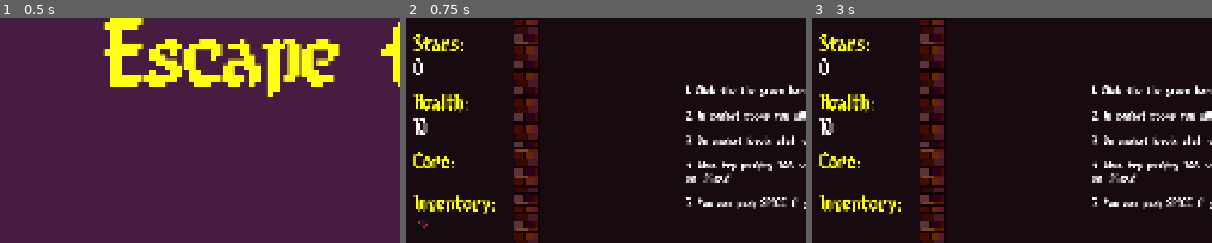
Above: before the commit, frames 1-3 (left to right).
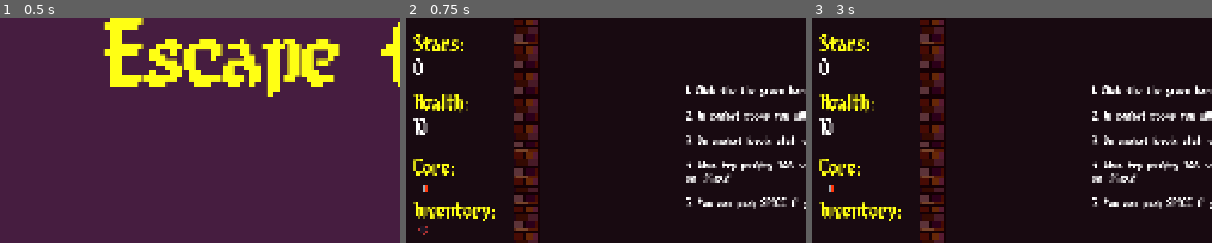
Above: after the commit, the same moments.

Repository: lostpoet999/escape_to_marty
Game: Godot game, scene res://scenes_and_scripts/ui_main_menu/main_menu.tscn
The game is run twice, just before and just after one commit, with the same random seed, the same clock (stepped at 60 frames per second) and the same inputs. Sound files missing from this copy of the repository are replaced by a short silence.
Inputs (mouse positions are % of the whole screen's width and height, from its top left):
- Up to frame 1 (0.5 s): no input
- Up to frame 2 (0.75 s): click "Start" at 0.5 s
- Up to frame 3 (3 s): click (2, 57) at 1.27 s; click (2, 50) at 2.02 s; click (2, 59) at 2.77 s
The pictures show only the part of the screen within x 0-50%, y 12-62%; the shares and areas given below are measured in that part.

Frame 1 is identical in both runs. In frame 2, 1.7% of the frame differs, in the area x 1-23%, y 59-97%; in frame 3, 1.6%.

Commit message:
feat: made separate "core" inventory

Diff:
--- a/scenes_and_scripts/inventory/inventory.gd
+++ b/scenes_and_scripts/inventory/inventory.gd
@@ -6,10 +6,15 @@
 const PLACEHOLDER_TEX: Texture2D = preload("uid://cn44s8tnj8dg2") #putting here so other interfaces can get it easy
 
 var items: Array[BaseItem] ## Powerups, passives or actives for ball, paddle, or click. One active passive for each type.
+var core_items: Array[BaseItem]
 
 const TESTING: Array = [
 	## Add testing inventory items here that will be added in _ready
 	preload("uid://ctjeqnpuca6lq")
+]
+const CORE_TESTING: Array = [
+	## Add testing inventory items here that will be added in _ready
+	preload("uid://8rrbt0jirryc")
 ]
 
 @warning_ignore_start("untyped_declaration")
@@ -52,9 +57,14 @@
 	Signalbus.paddle_swap_resolved.connect(replace_paddle_active)
 	if not TESTING.is_empty():
 		items.append_array(TESTING)
+	if not CORE_TESTING.is_empty():
+		core_items.append_array(CORE_TESTING)
 
 func get_items() -> Array:
 	return items
+
+func get_core_items() -> Array:
+	return core_items
 
 ## Load power-ups from inventory for appropriate object
 func get_items_for_ball() -> Array[BallPowerUp]:
@@ -65,12 +75,12 @@
 	return _items
 
 func get_paddle_active() -> PaddleActive:	#inventory logic prevents more than one, so returning on first one should be good
-	for item:BaseItem in items:
+	for item:BaseItem in core_items:
 		if item is PaddleActive:
 			return item
 	return null
 
-#func get_items_for_paddle() -> Array[PaddlePowerUp]:
+#func get_items_for_paddle() -> Array[PaddlePowerUp]: ###passives for paddle
 	#var _items: Array[BallPowerUp]
 	#for item in items:
 		#if item is BallPowerUp:
@@ -86,16 +96,16 @@
 
 func add_item(new_item) -> void:
 	if new_item is PaddleActive:
-		if items.has(new_item):
+		if core_items.has(new_item):#:TODO already has exactly this active
 			return
-		var existing = items.filter(func(i): return i is PaddleActive)
+		var existing = core_items.filter(func(i): return i is PaddleActive)
 		var old_active: PaddleActive = null
 		if existing.is_empty():
 			Signalbus.paddle_active_assigned.emit(new_item) #signal a new active is assiagned with reference to what was assigned
-			items.push_front(new_item)
+			core_items.push_front(new_item)
 			Signalbus.inventory_changed.emit()
 		elif existing.size() > 1:
-			assert(existing.size() <=1,"more than one paddle active found: there should only be one")
+			assert(existing.size() <=1,"more than one paddle active found: there should only be one---kinda like highlander")
 		else:
 			old_active = existing.front()
 			Signalbus.paddle_active_swap_needed.emit(old_active,new_item)
@@ -109,10 +119,10 @@
 			items.push_back(new_item) #this will move when we do quantity update from above
 			Signalbus.inventory_changed.emit()
 
-func replace_paddle_active(new_item: PaddleActive):
-	var index = items.find_custom(func(i): return i is PaddleActive)
-	items.remove_at(index)
-	items.push_front(new_item)
+func replace_paddle_active(new_item: PaddleActive): #where item is replaced in player inventory
+	var index = core_items.find_custom(func(i): return i is PaddleActive)
+	core_items.remove_at(index)
+	core_items.push_front(new_item)
 	Signalbus.inventory_changed.emit()
 
 
--- a/scenes_and_scripts/inventory/inventory_panel.gd
+++ b/scenes_and_scripts/inventory/inventory_panel.gd
@@ -4,7 +4,8 @@
 
 var buttons: Array[Button]
 
-@onready var grid_container: GridContainer = %GridContainer
+@onready var inv_grid_container: GridContainer = $HBoxContainer/MarginContainer2/InventoryGrid
+@onready var core_grid_container: GridContainer = %CoreGrid
 
 func _ready() -> void:
 	process_mode = Node.PROCESS_MODE_ALWAYS
@@ -14,9 +15,13 @@
 func repopulate_inventory() -> void:
 	clear_buttons()
 	var items: Array = PlayerInventory.get_instance().get_items()
+	var core_items: Array = PlayerData.inventory.get_core_items()
 	for item: Variant in items:
 		var new_button: Button = init_button_for(item)
-		grid_container.add_child(new_button)
+		inv_grid_container.add_child(new_button)
+	for item: Variant in core_items:
+		var new_button: Button = init_button_for(item)
+		core_grid_container.add_child(new_button)
 
 func init_button_for(item: Variant) -> Button:
 	var icon: Texture2D = get_icon_for_item(item)
--- a/scenes_and_scripts/inventory/inventory_panel.tscn
+++ b/scenes_and_scripts/inventory/inventory_panel.tscn
@@ -13,18 +13,33 @@
 [node name="HBoxContainer" type="VBoxContainer" parent="." unique_id=1246258486]
 layout_mode = 2
 
-[node name="Label" type="Label" parent="HBoxContainer" unique_id=880573060]
+[node name="Core_Lbl" type="Label" parent="HBoxContainer" unique_id=880573060]
 layout_mode = 2
-text = "Inventory:"
+text = "Core:"
 label_settings = ExtResource("1_42un2")
 
 [node name="MarginContainer" type="MarginContainer" parent="HBoxContainer" unique_id=1211225177]
 layout_mode = 2
 theme_override_constants/margin_left = 10
 
-[node name="GridContainer" type="GridContainer" parent="HBoxContainer/MarginContainer" unique_id=1098704347]
+[node name="CoreGrid" type="GridContainer" parent="HBoxContainer/MarginContainer" unique_id=1098704347]
 unique_name_in_owner = true
 layout_mode = 2
 theme_override_constants/h_separation = 15
 theme_override_constants/v_separation = 10
 columns = 4
+
+[node name="Inventory_lbl" type="Label" parent="HBoxContainer" unique_id=1826435928]
+layout_mode = 2
+text = "Inventory:"
+label_settings = ExtResource("1_42un2")
+
+[node name="MarginContainer2" type="MarginContainer" parent="HBoxContainer" unique_id=1991737143]
+layout_mode = 2
+theme_override_constants/margin_left = 10
+
+[node name="InventoryGrid" type="GridContainer" parent="HBoxContainer/MarginContainer2" unique_id=648838219]
+layout_mode = 2
+theme_override_constants/h_separation = 15
+theme_override_constants/v_separation = 10
+columns = 4
--- a/scenes_and_scripts/powerups_and_effects/ball_effects/bounce_effects/base_bounce_effect.gd
+++ b/scenes_and_scripts/powerups_and_effects/ball_effects/bounce_effects/base_bounce_effect.gd
@@ -1,4 +1,4 @@
-class_name BaseBounceEffect extends Node2D
+class_name BaseBounceEffect extends Node
 
 func handle_paddle_collision(ball: Ball, paddle: Paddle) -> void:
 	var hit_pos: float = ball.global_position.x - paddle.global_position.x
--- a/scenes_and_scripts/ui_level/main_ui.tscn
+++ b/scenes_and_scripts/ui_level/main_ui.tscn
@@ -75,17 +75,8 @@
 [node name="health" type="Label" parent="VBoxContainer/MarginContainer/HBoxContainer" unique_id=1380871399]
 unique_name_in_owner = true
 layout_mode = 2
-text = "10
-"
+text = "10"
 label_settings = ExtResource("1_utoos")
-
-[node name="spacer3" type="Label" parent="VBoxContainer/MarginContainer/HBoxContainer" unique_id=899852516]
-layout_mode = 2
-
-[node name="Player_Health2" type="Label" parent="VBoxContainer/MarginContainer/HBoxContainer" unique_id=151350594]
-layout_mode = 2
-text = "Core:"
-label_settings = ExtResource("2_c76ar")
 
 [node name="InventoryPanel" parent="VBoxContainer" unique_id=1905574445 instance=ExtResource("5_h7qrh")]
 layout_mode = 2
